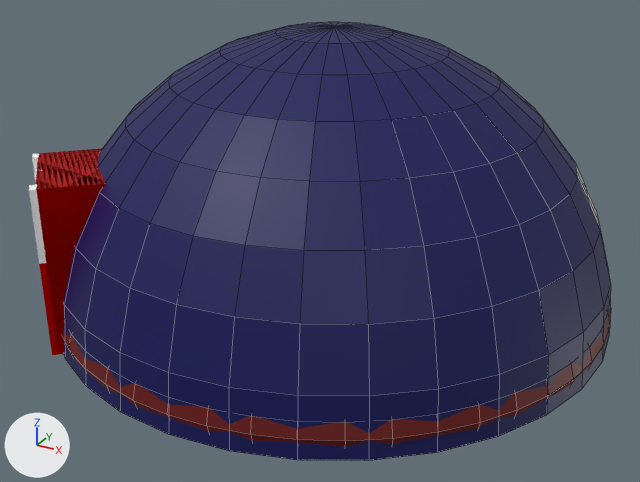
A saved change to the FBX model Nave/interior_nave.fbx.
One viewpoint serves both versions: a camera (50 mm lens) standing at (1.4, -2.64, 1.53) and looking at (0.0, -0.11, 0.26). The lights are fixed; the arrows at lower left show +X, +Y and +Z. Mesh edges are drawn as thin lines on the coarser meshes. Where no turn or scale is listed for an object, it has been applied to the vertices.

Names of what the first picture shows: 'Parede', 'Porta', 'Torus.001'.
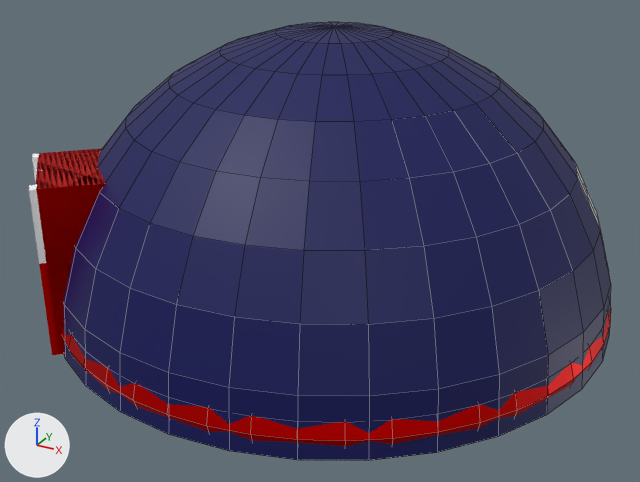
Changed parts and their boxes (x1, y1, x2, y2) in the pictures (640 x 482 px):
'Torus.001', recoloured: (62, 309, 611, 447) in both

What changed in the scene script:
```text
Change me_torus_001:
    where me_torus_001.from_pydata(...)  # 576 vertices, 576 faces; spans x -1.0..1.0, y -1.0..1.0, z 0.06..0.26
    remove me_torus_001.materials.append(mat_material_005)  # dark red #650100
    add me_torus_001.materials.append(mat_material_001)  # red #e70500
```
